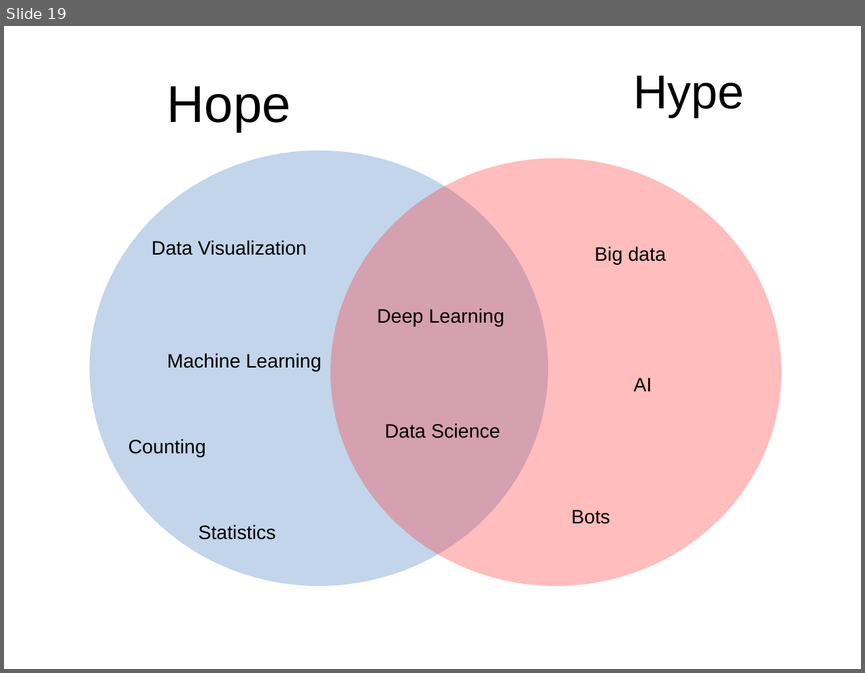
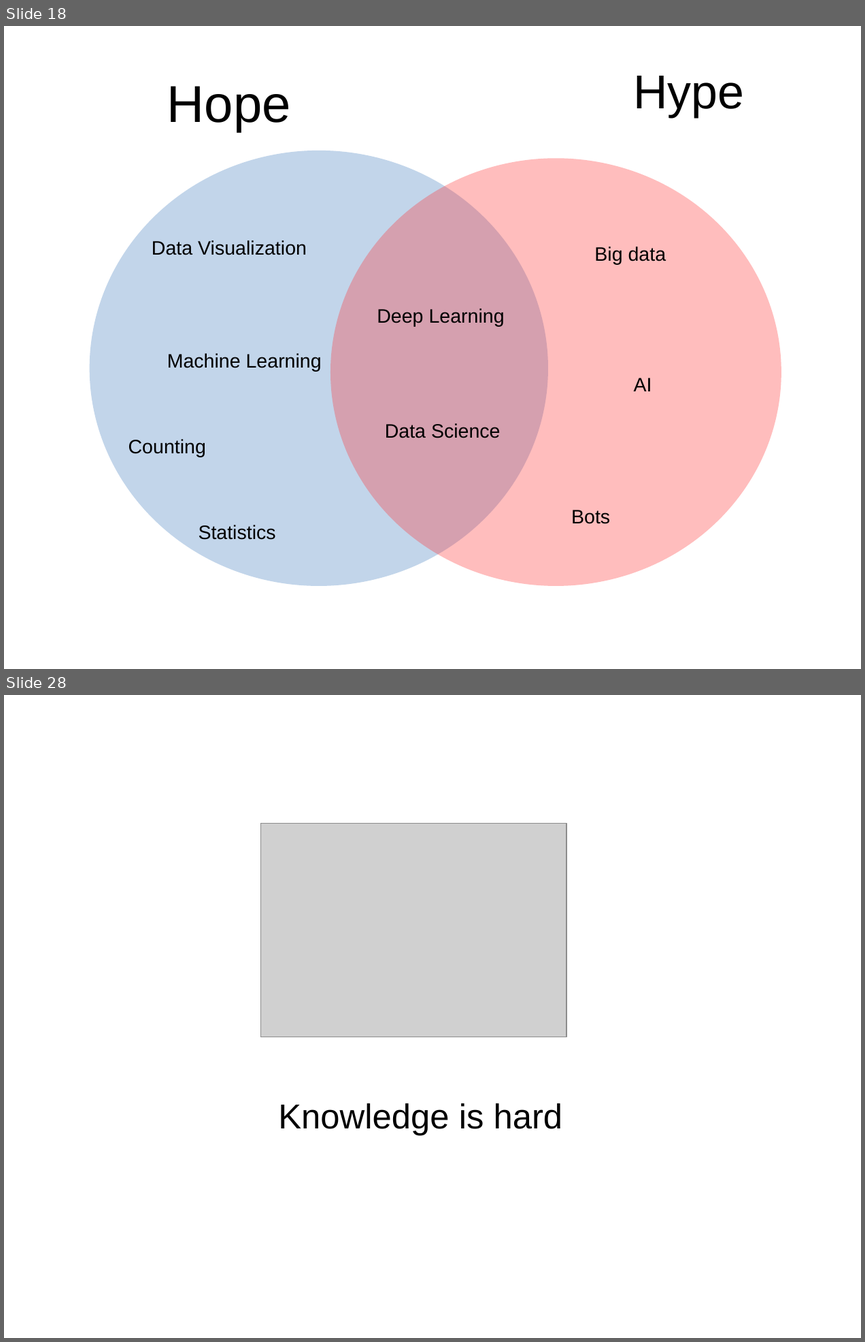
Before and after one commit to amueller/talks_odt, a slide deck: 2017/promises_and_perils_pyparis.odp. Shown one above the other, each under a label of ours: slide 19 before the commit, slides 18 and 28 after it; the slides between them are not shown. The pictures are 865x673 and 865x1342 pixels, drawn with LibreOffice and Linux fonts; fonts in the diff are those of the drawing; grey boxes stand for pictures. Boxes give left, top, right and bottom in pixels: in the first picture for what was removed or moved away, otherwise in the second. Text is boxed around its words. In the diff, an @@ line names an element or a change of style, - is before the commit and + after.

```diff
--- a/2017/promises_and_perils_pyparis.odp
+++ b/2017/promises_and_perils_pyparis.odp
@@ slide 28 added at bbox=[4, 695, 861, 1338], background #FFFFFF @@
@@ picture added at bbox=[260, 824, 567, 1037] @@
@@ subtitle added at bbox=[278, 1103, 563, 1136], 32 pt, text #000000 @@
+Knowledge is hard
@@ what was slide 19 is now slide 18 @@
```
Also in this commit, not shown: 3 slides changed, 14 other slides added, 9 slides removed.
